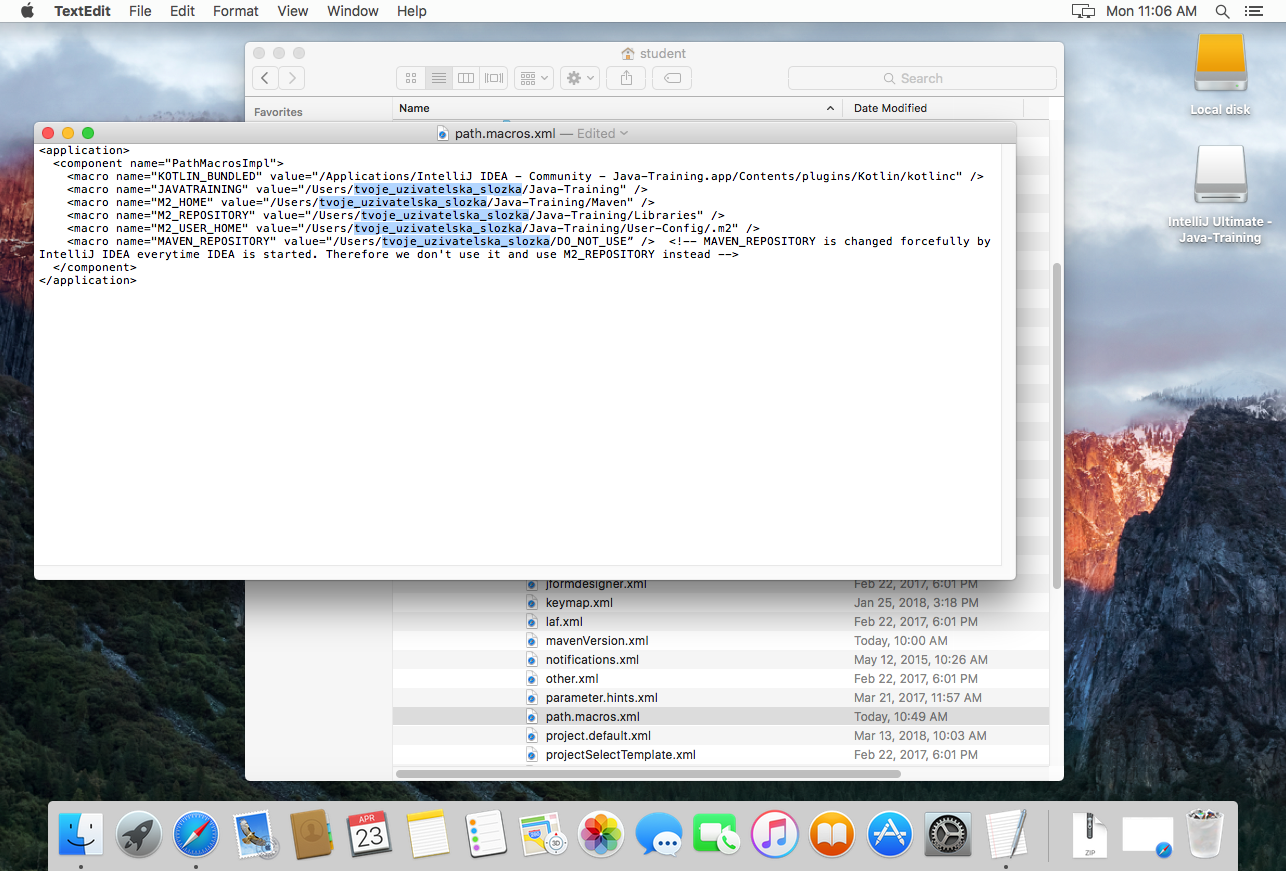
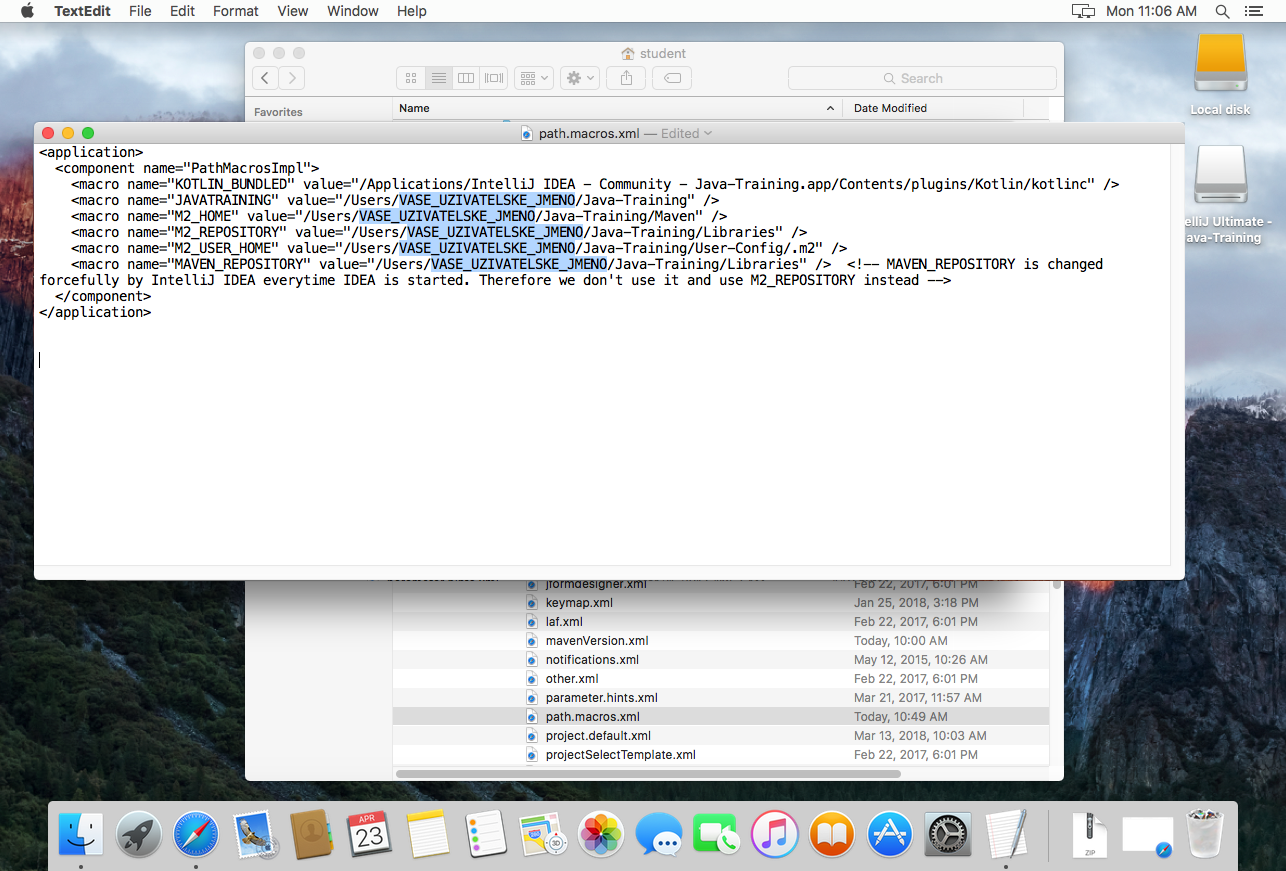
Two versions of the same layered image (1286 × 871). Layer-by-layer changes:
removed layer "Layer 6" over 378, 234, 557, 249
removed layer "Layer 5" over 350, 221, 529, 236
removed layer "Layer 4" over 357, 208, 536, 223
removed layer "Layer 3" over 315, 195, 494, 210
added layer "Layer 13" above "Layer 12" over 577, 169, 1136, 193
added layer "Layer 12" above "Layer 7" over 356, 192, 610, 272
added layer "Layer 7" above "Layer 2" over 33, 122, 1185, 581
